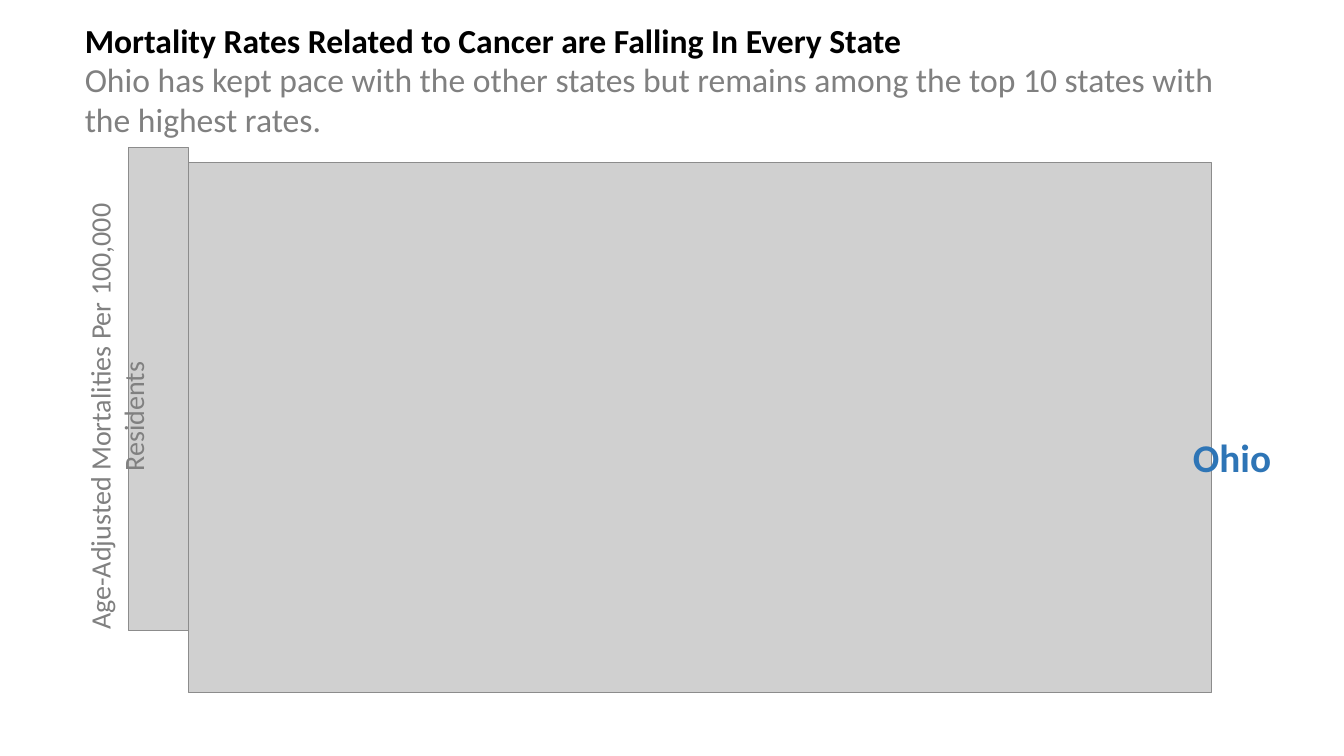
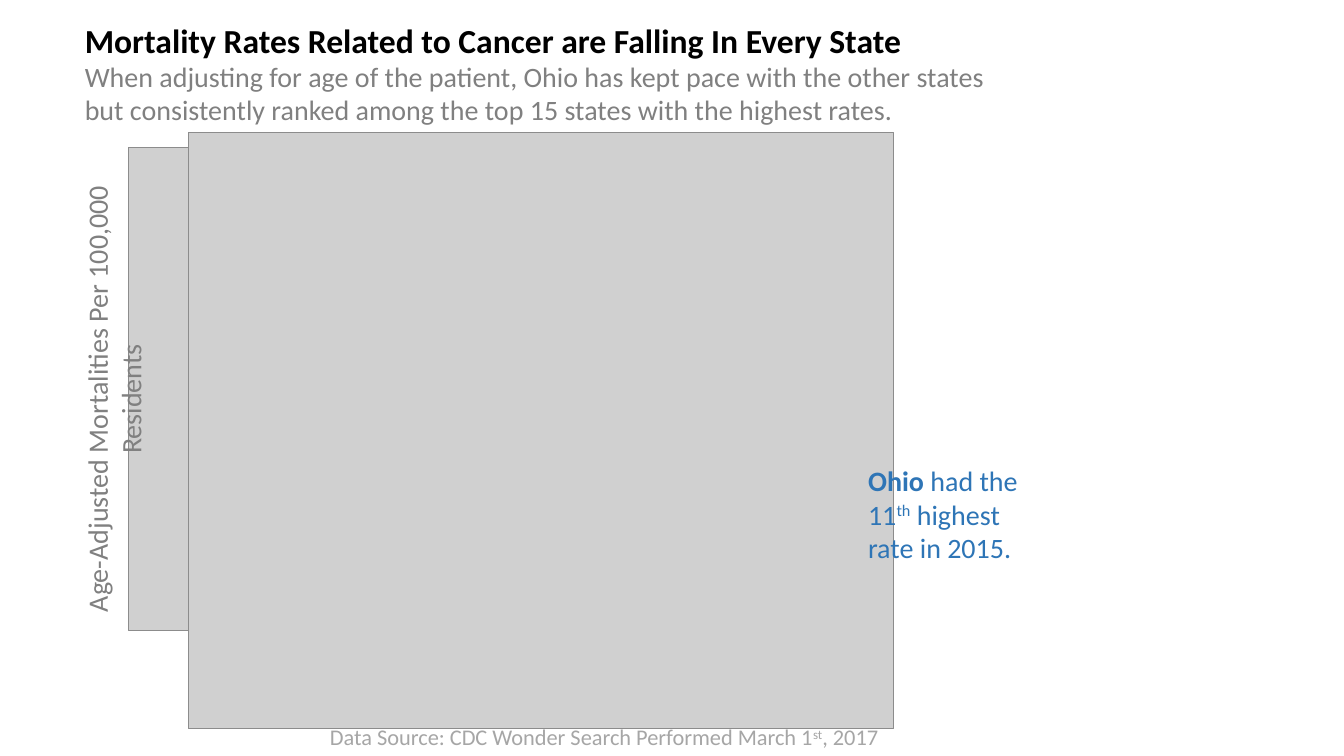
Before and after one commit to briangillis/State-Cancer-Mortality-Time-Series, a slide deck: slide 1 of Chart Work.pptx (slide 2 before the commit). Drawn at 1344x756 pixels with LibreOffice and Linux fonts; fonts in the diff are those of the drawing; grey boxes stand for pictures. Boxes give left, top, right and bottom in pixels: in the first picture for what was removed or moved away, otherwise in the second. Text is boxed around its words. In the diff, an @@ line names an element or a change of style, - is before the commit and + after.

Commit message:
Adding in the PPT

```diff
--- a/Chart Work.pptx
+++ b/Chart Work.pptx
@@ text at (x1=85, y1=67, x2=984, y2=125): text changed; size 24 to 20 pt @@
-Ohio has kept pace with the other states but remains among the top 10 states with the highest rates.
+When adjusting for age of the patient, Ohio has kept pace with the other states but consistently ranked among the top 15 states with the highest rates.
@@ text "Age-Adjusted Mortalities Per 100,000 Residents" moved from (x1=84, y1=213, x2=152, y2=625) to (x1=81, y1=195, x2=149, y2=608) @@
@@ picture resized from (x1=189, y1=163, x2=1212, y2=694) to (x1=189, y1=132, x2=894, y2=729) @@
@@ text at (x1=868, y1=468, x2=1018, y2=565): text changed; size 28 to 20 pt; bold off @@
-Ohio
+Ohio had the 11th highest rate in 2015.
@@ text added at (x1=330, y1=727, x2=878, y2=745), 16 pt, text #A6A6A6 @@
+Data Source: CDC Wonder Search Performed March 1st, 2017
```
Also in this commit, not shown: 1 slide removed.
